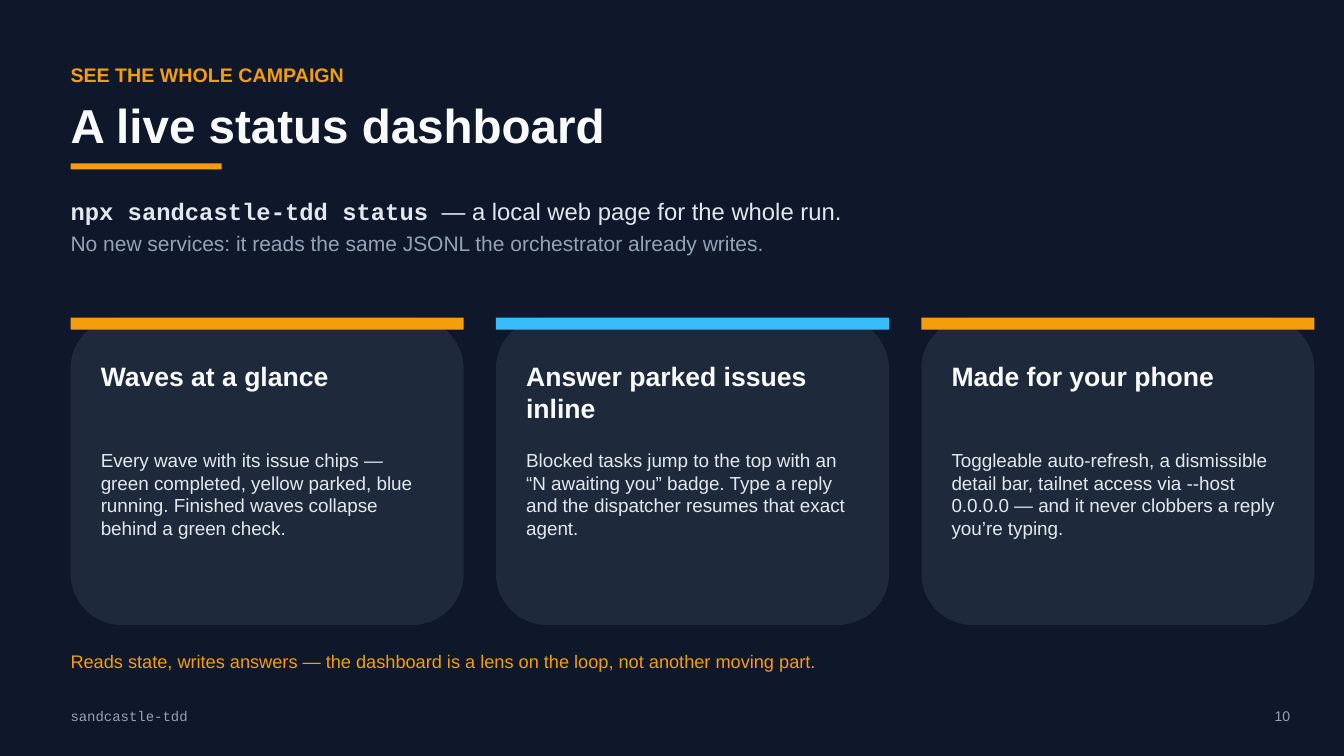
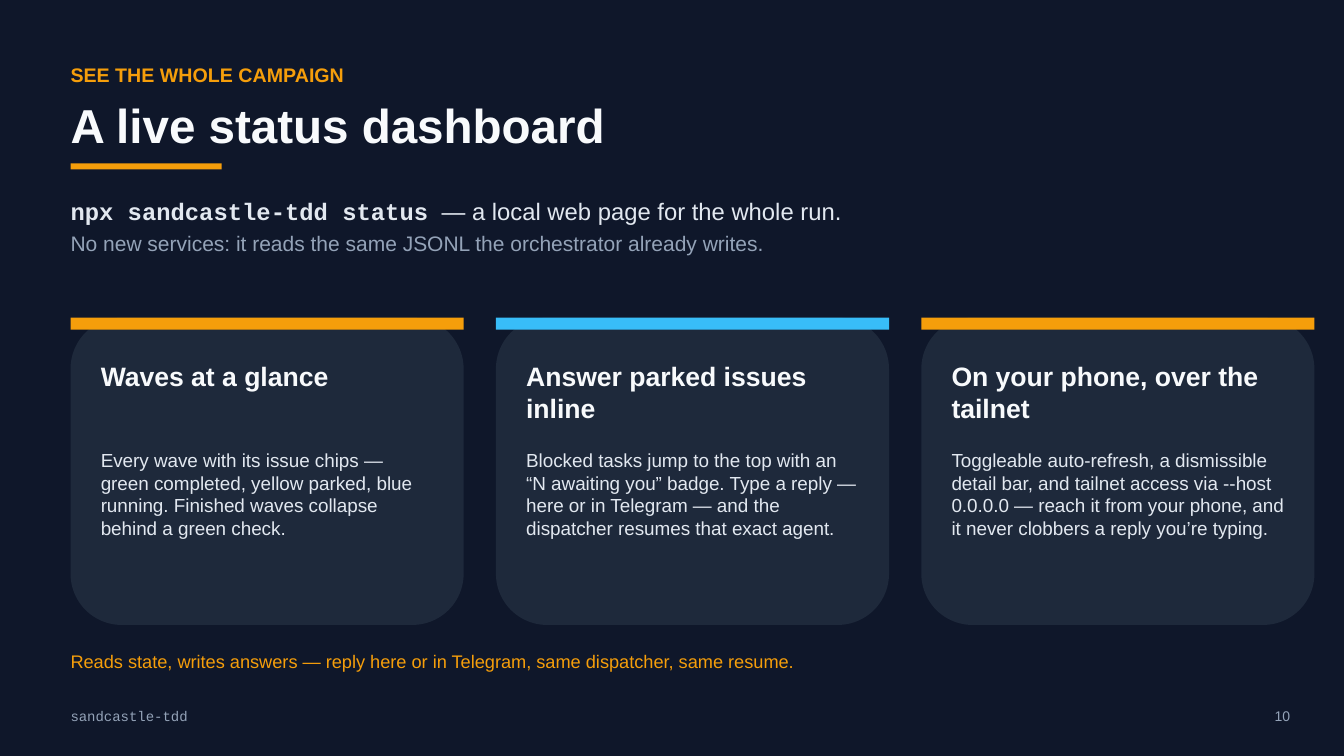
Before and after one commit to jjforge/vetinari, a slide deck: slide 11 of sandcastle-tdd-deck.pptx. Drawn at 1344x756 pixels with LibreOffice and Linux fonts; fonts in the diff are those of the drawing. Boxes give left, top, right and bottom in pixels: in the first picture for what was removed or moved away, otherwise in the second. Text is boxed around its words. In the diff, an @@ line names an element or a change of style, - is before the commit and + after.

```diff
--- a/sandcastle-tdd-deck.pptx
+++ b/sandcastle-tdd-deck.pptx
@@ text at box(952, 366, 1258, 419): text changed @@
-Made for your phone
+On your phone, over the tailnet
@@ text at box(526, 453, 837, 539): text changed @@
-Blocked tasks jump to the top with an “N awaiting you” badge. Type a reply and the dispatcher resumes that exact agent.
+Blocked tasks jump to the top with an “N awaiting you” badge. Type a reply — here or in Telegram — and the dispatcher resumes that exact agent.
@@ text at box(952, 453, 1283, 539): text changed @@
-Toggleable auto-refresh, a dismissible detail bar, tailnet access via --host 0.0.0.0 — and it never clobbers a reply you’re typing.
+Toggleable auto-refresh, a dismissible detail bar, and tailnet access via --host 0.0.0.0 — reach it from your phone, and it never clobbers a reply you’re typing.
@@ text at box(71, 654, 794, 672): text changed @@
-Reads state, writes answers — the dashboard is a lens on the loop, not another moving part.
+Reads state, writes answers — reply here or in Telegram, same dispatcher, same resume.
```
Also in this commit, not shown: 11 other slides changed, 2 slides added.
